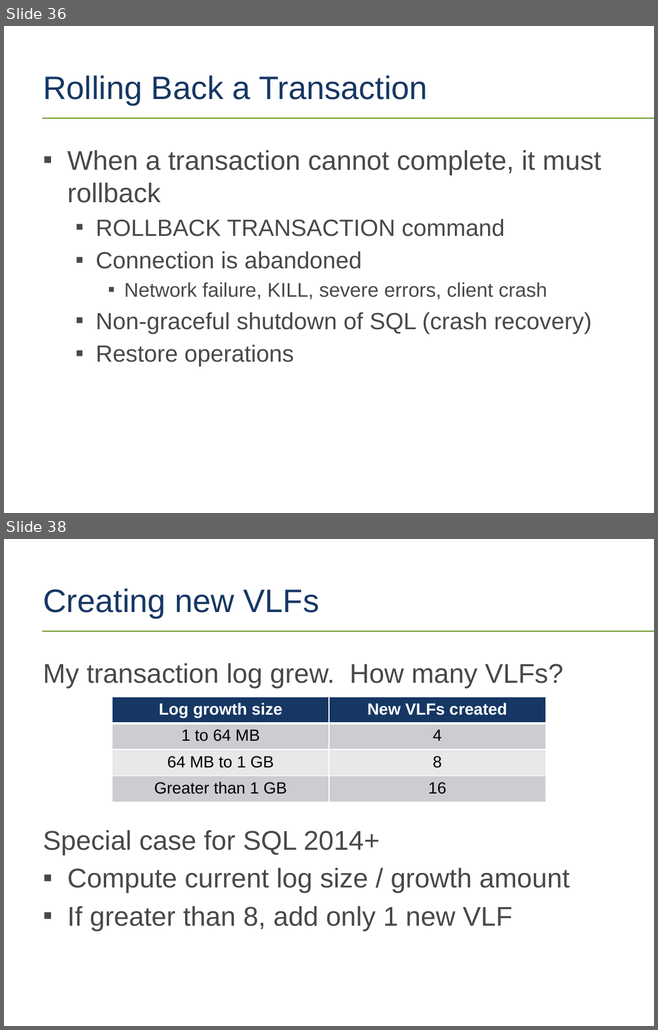
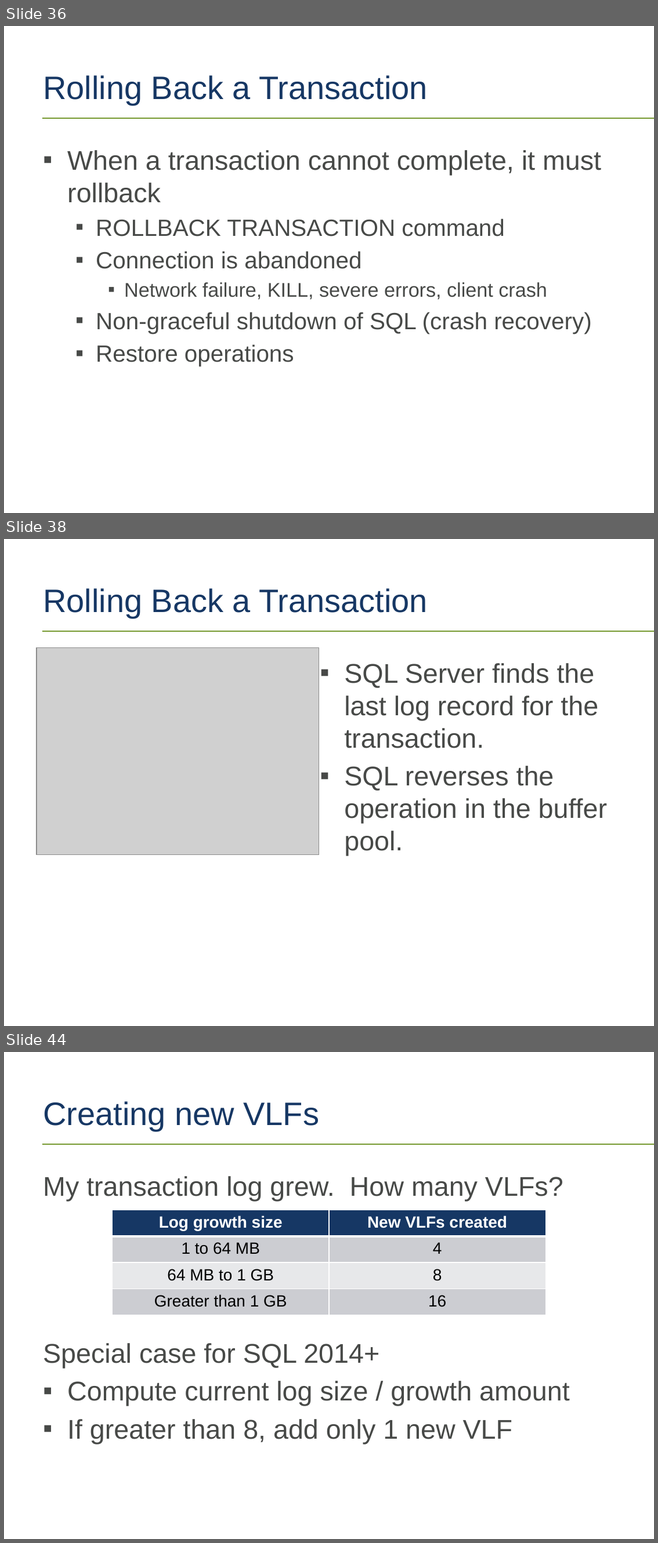
Before and after one commit to tf3604/LogFilePresentation, a slide deck: TransactionLog.pptx. Shown one above the other, each under a label of ours: slides 36 and 38 before the commit, slides 36, 38 and 44 after it; the slides between them are not shown. The pictures are 658x1030 and 658x1543 pixels, drawn with LibreOffice and Linux fonts; fonts in the diff are those of the drawing; grey boxes stand for pictures; background and template pictures are left out. Boxes give left, top, right and bottom in pixels: in the first picture for what was removed or moved away, otherwise in the second. Text is boxed around its words. In the diff, an @@ line names an element or a change of style, - is before the commit and + after.

```diff
--- a/TransactionLog.pptx
+++ b/TransactionLog.pptx
@@ slide 38 added at <box>4,539,654,1026</box>, background #FFFFFF; not listed: 1 template element that a slide beside it also shows @@
@@ title added at <box>43,588,427,617</box>, 36 pt, text #163764 @@
+Rolling Back a Transaction
@@ picture added at <box>36,648,319,855</box> @@
@@ text added at <box>344,663,607,856</box>, 30 pt, text #474947 @@
+▪ SQL Server finds the last log record for the transaction.
+▪ SQL reverses the operation in the buffer pool.
@@ what was slide 38 is now slide 44 @@
```
Also in this commit, not shown: 1 slide changed, 5 other slides added, 1 other file.
